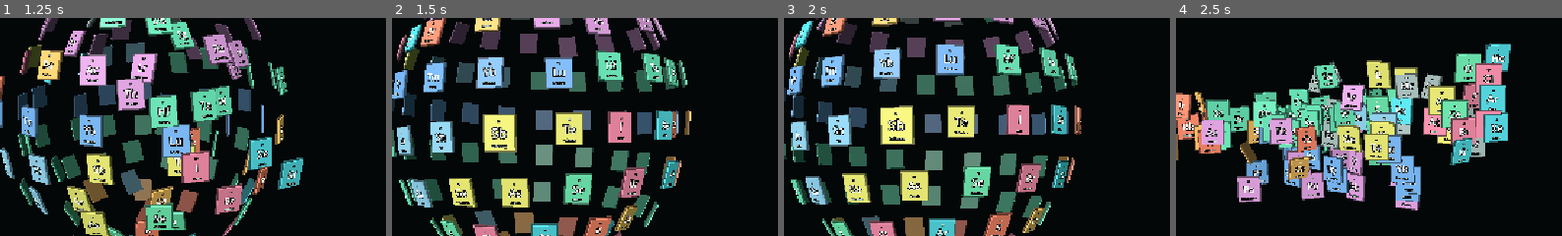
Above: before the commit, frames 1-4 (left to right).
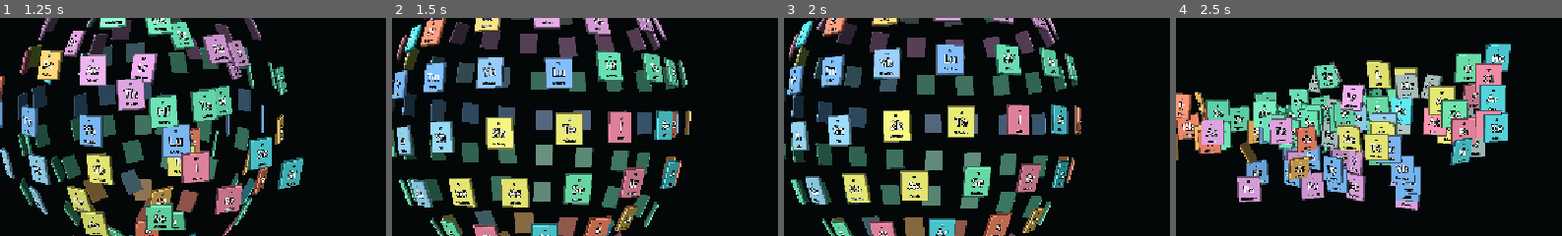
Above: after the commit, the same moments.

Repository: HanifNaOH/animegodot
Game: Godot game, scene res://examples/periodic_table/periodic_table_demo.tscn
The game is run twice, just before and just after one commit, with the same random seed, the same clock (stepped at 60 frames per second) and the same inputs. This scene is started directly instead of the project's main scene.
Inputs (mouse positions are % of the whole screen's width and height, from its top left):
- Up to frame 1 (1.25 s): click "sphere" at 0.5 s
- Up to frame 2 (1.5 s): tap Enter at 1.25 s; move the mouse to (45, 70) at 1.27 s; hold Shift from 1.28 s (still down); click (45, 70) at 1.42 s
- Up to frame 3 (2 s): keep holding Shift
- Up to frame 4 (2.5 s): release Shift at 2 s; click "table" at 2 s
The pictures show only the part of the screen within x 31-81%, y 32-82%; the shares and areas given below are measured in that part.

Frame 1 is identical in both runs. In frame 2, 1.1% of the frame differs, in the area x 23-33%, y 44-85%; in frame 3, 0.9%; in frame 4, nothing differs.

Commit message:
Keep periodic table hover in sync with moving cards
Co-authored-by: Copilot <223556219+Copilot@users.noreply.github.com>

Diff:
--- a/examples/periodic_table/periodic_table_demo.gd
+++ b/examples/periodic_table/periodic_table_demo.gd
@@ -83,6 +83,8 @@
 var _transitioning := false
 var _orbit_dragging := false
 var _pointer_rotation := Vector2.ZERO
+var _pointer_position := Vector2.ZERO
+var _has_pointer_position := false
 var _zoom := 1.0
 var _selected_index := -1
 var _hovered_index := -1
@@ -107,15 +109,22 @@
 	_update_layout_status()
 	_update_selection_status()
 	get_viewport().size_changed.connect(_update_camera_fit)
+	get_window().mouse_exited.connect(_on_mouse_exited)
 	_update_camera_fit()
 
 
 func _process(delta: float) -> void:
-	if _stage == null or _orbit_dragging:
-		return
-	var weight := 1.0 - exp(-9.0 * delta)
-	_stage.rotation.x = lerp_angle(_stage.rotation.x, _pointer_rotation.x, weight)
-	_stage.rotation.y = lerp_angle(_stage.rotation.y, _pointer_rotation.y, weight)
+	if _stage == null:
+		return
+	if not _orbit_dragging:
+		var weight := 1.0 - exp(-9.0 * delta)
+		_stage.rotation.x = lerp_angle(_stage.rotation.x, _pointer_rotation.x, weight)
+		_stage.rotation.y = lerp_angle(_stage.rotation.y, _pointer_rotation.y, weight)
+	if _has_pointer_position:
+		if get_viewport().get_visible_rect().has_point(_pointer_position):
+			_update_hover(_pointer_position)
+		else:
+			_on_mouse_exited()
 
 
 func _element_details(atomic_number: int) -> String:
@@ -407,7 +416,12 @@
 
 func _input(event: InputEvent) -> void:
 	if event is InputEventMouseMotion:
-		_update_hover(event.position)
+		_pointer_position = event.position
+		_has_pointer_position = get_viewport().get_visible_rect().has_point(_pointer_position)
+		if _has_pointer_position:
+			_update_hover(_pointer_position)
+		else:
+			_clear_hover()
 		if _orbit_dragging:
 			_orbit(event.relative)
 		else:
@@ -420,7 +434,13 @@
 
 
 func _update_hover(screen_position: Vector2) -> void:
-	var index := _element_index_at_screen(screen_position)
+	if not get_viewport().get_visible_rect().has_point(screen_position):
+		_clear_hover()
+		return
+	_set_hovered_index(_element_index_at_screen(screen_position))
+
+
+func _set_hovered_index(index: int) -> void:
 	if index == _hovered_index:
 		return
 	if _hovered_index >= 0:
@@ -428,6 +448,15 @@
 	_hovered_index = index
 	if _hovered_index >= 0:
 		_visual_roots[_hovered_index].scale = Vector3.ONE * 1.2
+
+
+func _clear_hover() -> void:
+	_set_hovered_index(-1)
+
+
+func _on_mouse_exited() -> void:
+	_has_pointer_position = false
+	_clear_hover()
 
 
 func _element_index_at_screen(screen_position: Vector2) -> int:
--- a/tests/test_periodic_table_example.gd
+++ b/tests/test_periodic_table_example.gd
@@ -136,6 +136,53 @@
 		await _wait_for_transition(demo)
 
 
+func test_hover_rechecks_stationary_pointer_during_layout_motion_and_clears_outside() -> void:
+	var demo = DEMO_SCENE.instantiate()
+	add_child_autoqfree(demo)
+	await wait_process_frames(2)
+	await wait_physics_frames(2)
+
+	var cards: Array = demo.get("_cards")
+	var visual_roots: Array = demo.get("_visual_roots")
+	var camera := demo.get("_camera") as Camera3D
+	var first_card := cards[0] as Node3D
+	var pointer_position := camera.unproject_position(first_card.global_position)
+	var motion := InputEventMouseMotion.new()
+	motion.position = pointer_position
+	demo.call("_input", motion)
+
+	var first_hovered := int(demo.get("_hovered_index"))
+	_assert(first_hovered >= 0, "Moving the pointer over an element should establish a hover")
+	_assert(bool(demo.get("_has_pointer_position")), "The pointer position should be cached while in the viewport")
+
+	demo.set("_orbit_dragging", true)
+	demo.call("_change_layout", &"sphere")
+	var hover_changed := false
+	for _frame in 90:
+		await wait_process_frames(1)
+		await wait_physics_frames(1)
+		demo.call("_process", 1.0 / 60.0)
+		var expected_hover := int(demo.call("_element_index_at_screen", pointer_position))
+		_assert(
+			int(demo.get("_hovered_index")) == expected_hover,
+			"Hover should match the stationary pointer's ray while cards move"
+		)
+		if expected_hover != first_hovered:
+			hover_changed = true
+			break
+	_assert(hover_changed, "The layout transition should move the original hovered card away from the pointer")
+	_assert(
+		(visual_roots[first_hovered] as Node3D).scale.is_equal_approx(Vector3.ONE),
+		"The original card should return to normal scale after the pointer ray moves away"
+	)
+
+	var outside_motion := InputEventMouseMotion.new()
+	outside_motion.position = get_viewport().get_visible_rect().size + Vector2.ONE
+	demo.call("_input", outside_motion)
+	_assert(not bool(demo.get("_has_pointer_position")), "Leaving the viewport should clear the cached pointer")
+	_assert(int(demo.get("_hovered_index")) == -1, "Leaving the viewport should clear the hovered card")
+
+
 func test_selecting_element_expands_details_and_escape_collapses() -> void:
 	var demo = DEMO_SCENE.instantiate()
 	add_child_autoqfree(demo)
